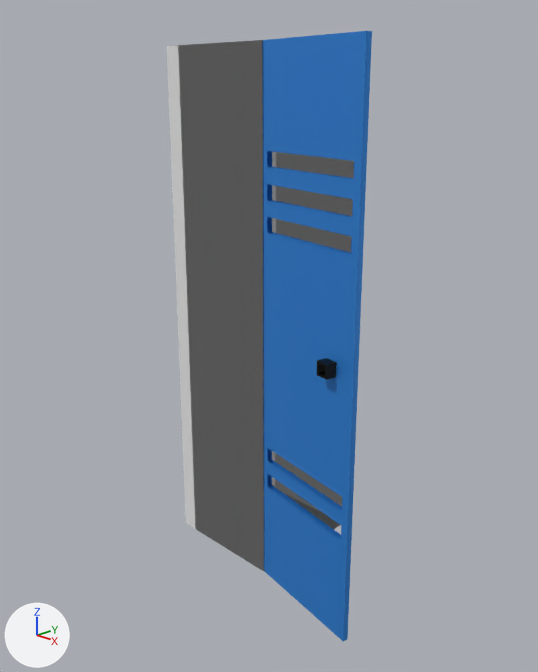
Two versions of the Blender file locker/openedLocker.blend, one commit apart.
Rendered twice from a camera (50 mm lens) standing at (4.17, -4.08, 3.71) and looking at (0.29, -0.24, 1.9). Every picture has the same lights, and +X, +Y and +Z are marked at lower left.
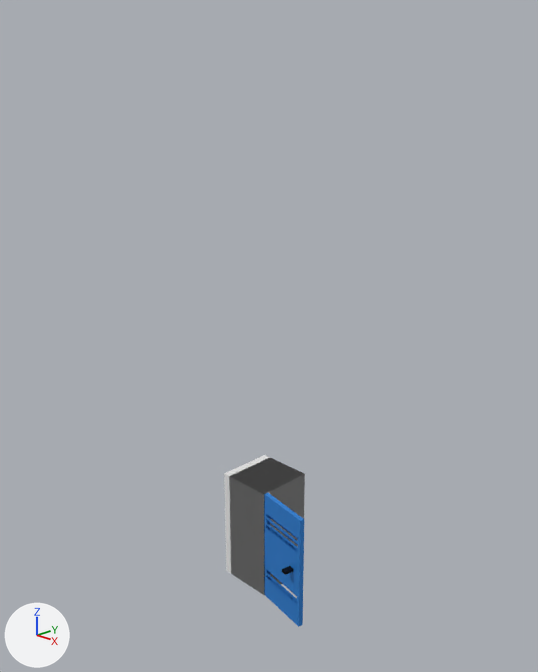
Edits to the bpy script that builds the scene:
```text
Remove ob_cube_002:
    ob_cube_002 = bpy.data.objects.new('Cube.002', me_cube_005)
    ob_cube_002.location = (1.254, -0.658, 2.0)
    ob_cube_002.rotation_euler = (0.0, 0.0, -1.745)  # degrees (0, 0, -100)
    ob_cube_002.scale = (0.05, 0.05, 0.05)
Change ob_cube_001:
    ob_cube_001.location: (0.981, -0.558, 2.0) -> (0.493, -0.266, 0.0)
    ob_cube_001.scale: (0.02, 0.5, 2.0) -> (0.02, 0.25, 0.5)
Change ob_cube:
    ob_cube.location: (0.0, 0.0, 2.0) -> (0.0, 0.0, 0.0)
    ob_cube.scale: (0.5, 0.5, 2.0) -> (0.25, 0.25, 0.5)
```

Location of each change, (x1, y1, x2, y2) in pixels of the pictures (538 x 672 px):
'Cube.001', moved, rescaled (63% narrower, 78% shorter)
    before: (262, 31, 372, 641)
    after: (264, 493, 304, 627)
'Cube', moved, rescaled (56% narrower, 73% shorter)
    before: (167, 40, 354, 571)
    after: (224, 455, 305, 595)
'Cube.002', deleted
    before: (317, 358, 337, 380)
